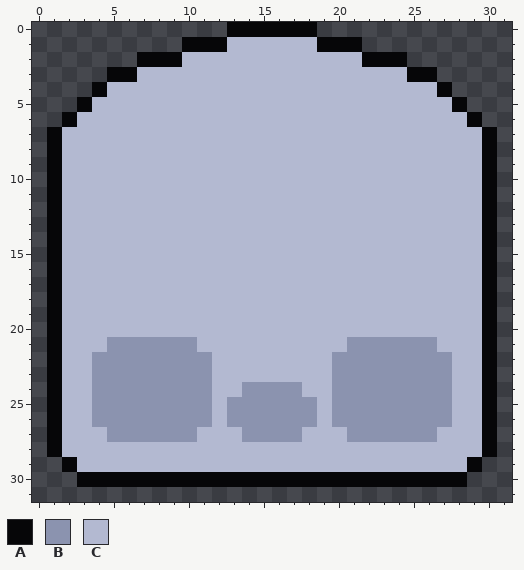
Two states of a pixel-art file, Assets/Sprites/Ships/Proto/Hulls/american hull.aseprite. That is the earlier state.
32x32 pixels, 1 frame.
Palette (. is transparent): A #060608  B #8b93af  C #b3b9d1
Pixels before, first column x 1:
 0 ............AAAAAA............
 1 .........AAACCCCCCAAA.........
 2 ......AAACCCCCCCCCCCCAAA......
 3 ....AACCCCCCCCCCCCCCCCCCAA....
 4 ...ACCCCCCCCCCCCCCCCCCCCCCA...
 5 ..ACCCCCCCCCCCCCCCCCCCCCCCCA..
 6 .ACCCCCCCCCCCCCCCCCCCCCCCCCCA.
 7 ACCCCCCCCCCCCCCCCCCCCCCCCCCCCA
 8 ACCCCCCCCCCCCCCCCCCCCCCCCCCCCA
 9 ACCCCCCCCCCCCCCCCCCCCCCCCCCCCA
10 ACCCCCCCCCCCCCCCCCCCCCCCCCCCCA
11 ACCCCCCCCCCCCCCCCCCCCCCCCCCCCA
12 ACCCCCCCCCCCCCCCCCCCCCCCCCCCCA
13 ACCCCCCCCCCCCCCCCCCCCCCCCCCCCA
14 ACCCCCCCCCCCCCCCCCCCCCCCCCCCCA
15 ACCCCCCCCCCCCCCCCCCCCCCCCCCCCA
16 ACCCCCCCCCCCCCCCCCCCCCCCCCCCCA
17 ACCCCCCCCCCCCCCCCCCCCCCCCCCCCA
18 ACCCCCCCCCCCCCCCCCCCCCCCCCCCCA
19 ACCCCCCCCCCCCCCCCCCCCCCCCCCCCA
20 ACCCCCCCCCCCCCCCCCCCCCCCCCCCCA
21 ACCCBBBBBBCCCCCCCCCCBBBBBBCCCA
22 ACCBBBBBBBBCCCCCCCCBBBBBBBBCCA
23 ACCBBBBBBBBCCCCCCCCBBBBBBBBCCA
24 ACCBBBBBBBBCCBBBBCCBBBBBBBBCCA
25 ACCBBBBBBBBCBBBBBBCBBBBBBBBCCA
26 ACCBBBBBBBBCBBBBBBCBBBBBBBBCCA
27 ACCCBBBBBBCCCBBBBCCCBBBBBBCCCA
28 ACCCCCCCCCCCCCCCCCCCCCCCCCCCCA
29 .ACCCCCCCCCCCCCCCCCCCCCCCCCCA.
30 ..AAAAAAAAAAAAAAAAAAAAAAAAAA..
After:
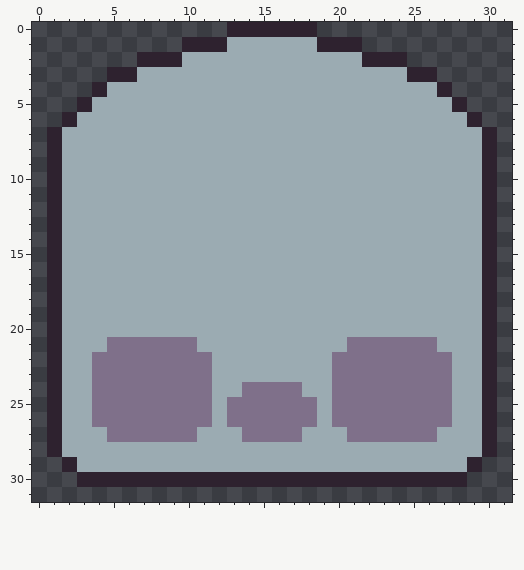
From old to new:
colour A: #060608 -> #2e222f
colour B: #8b93af -> #7f708a
colour C: #b3b9d1 -> #9babb2
Pixel boxes of the changes (left, top, right, bottom) in both pictures:
changed: (47, 22, 497, 487)
